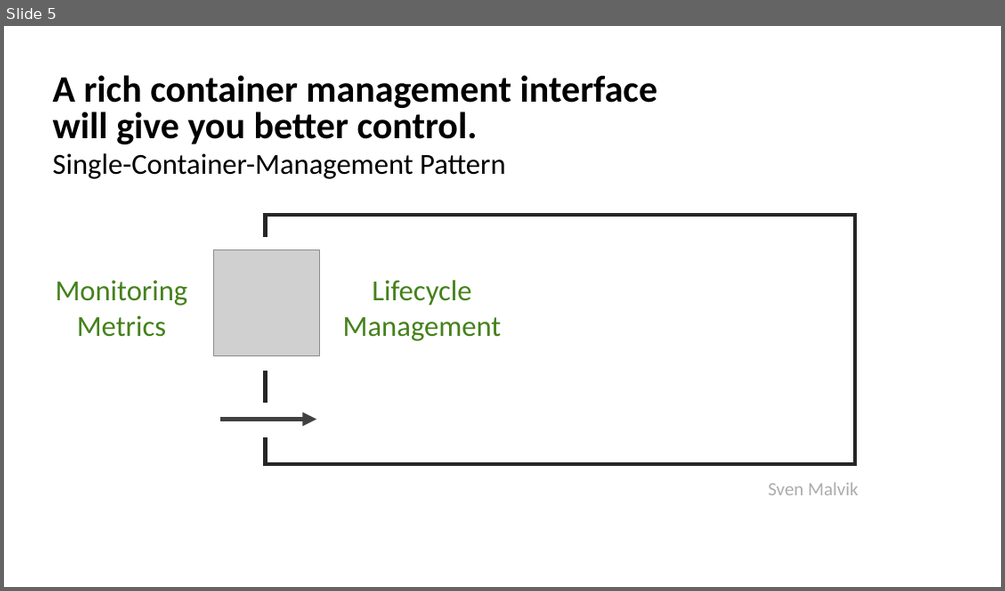
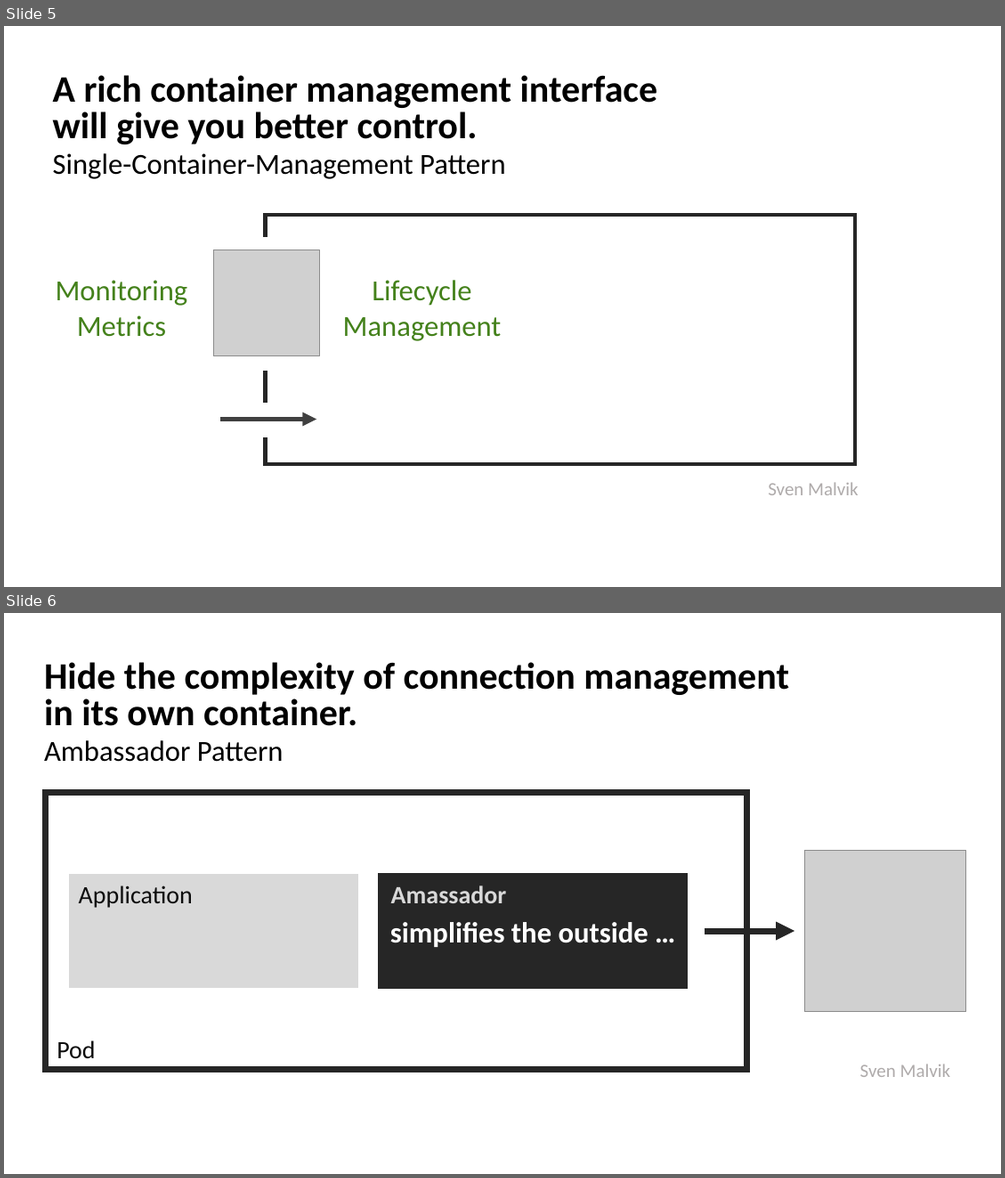
Before and after one commit to svenmalvik/insights, a slide deck: insights.pptx. Shown one above the other, each under a label of ours: slide 5 before the commit, slides 5 and 6 after it. The pictures are 1005x591 and 1005x1178 pixels, drawn with LibreOffice and Linux fonts; fonts in the diff are those of the drawing; grey boxes stand for pictures. Boxes give left, top, right and bottom in pixels: in the first picture for what was removed or moved away, otherwise in the second. Text is boxed around its words. In the diff, an @@ line names an element or a change of style, - is before the commit and + after.

Commit message:
Added Ambassador pattern

```diff
--- a/insights.pptx
+++ b/insights.pptx
@@ slide 6 added at box(4, 613, 1001, 1174), background #FFFFFF @@
@@ text added at box(44, 662, 789, 726), 36 pt, text #000000, bold @@
+Hide the complexity of connection management
+in its own container.
@@ text added at box(44, 740, 283, 762), 28 pt, text #000000 @@
+Ambassador Pattern
@@ rectangle added at box(45, 793, 747, 1070), outline #262626 6 pt @@
@@ picture added at box(805, 850, 966, 1012) @@
@@ rectangle added at box(71, 875, 357, 987), fill #D9D9D9, outline #D9D9D9 2.25 pt @@
@@ rectangle added at box(380, 875, 685, 987), fill #262626, outline #262626 4 pt, 28 pt, text #FFFFFF, bold @@
+simplifies the outside …
@@ text added at box(79, 885, 193, 908), 24 pt, text #0D0D0D @@
+Application
@@ text added at box(391, 885, 507, 903), 24 pt, text #D9D9D9, bold @@
+Amassador
@@ arrow added from (704, 931) to (794, 931), #262626 6 pt @@
@@ text added at box(57, 1040, 95, 1058), 24 pt, text #0D0D0D @@
+Pod
@@ text added at box(860, 1063, 951, 1077), 18 pt, text #AFABAB @@
+Sven Malvik
```
Also in this commit, not shown: 2 other files.
